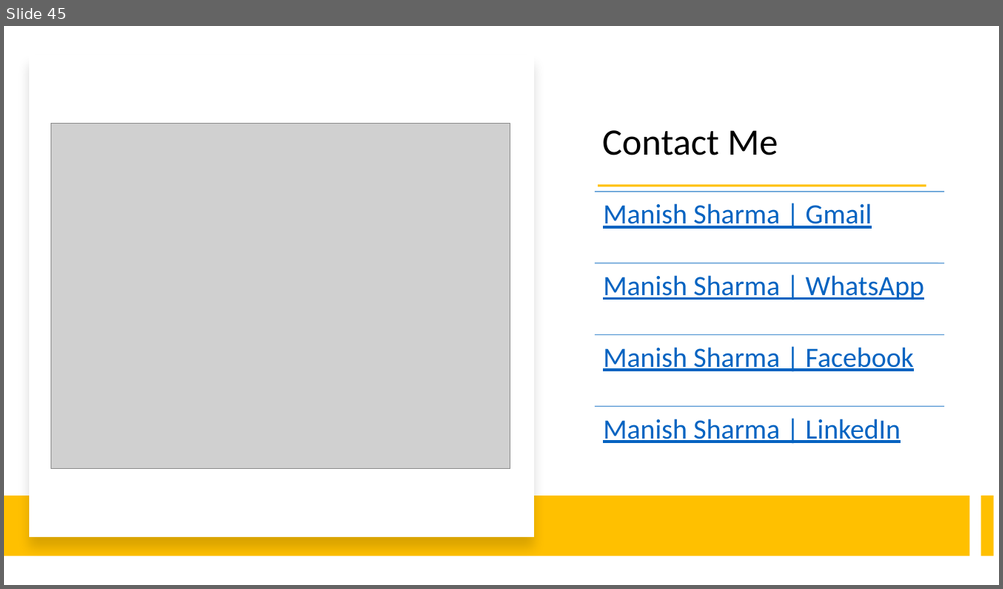
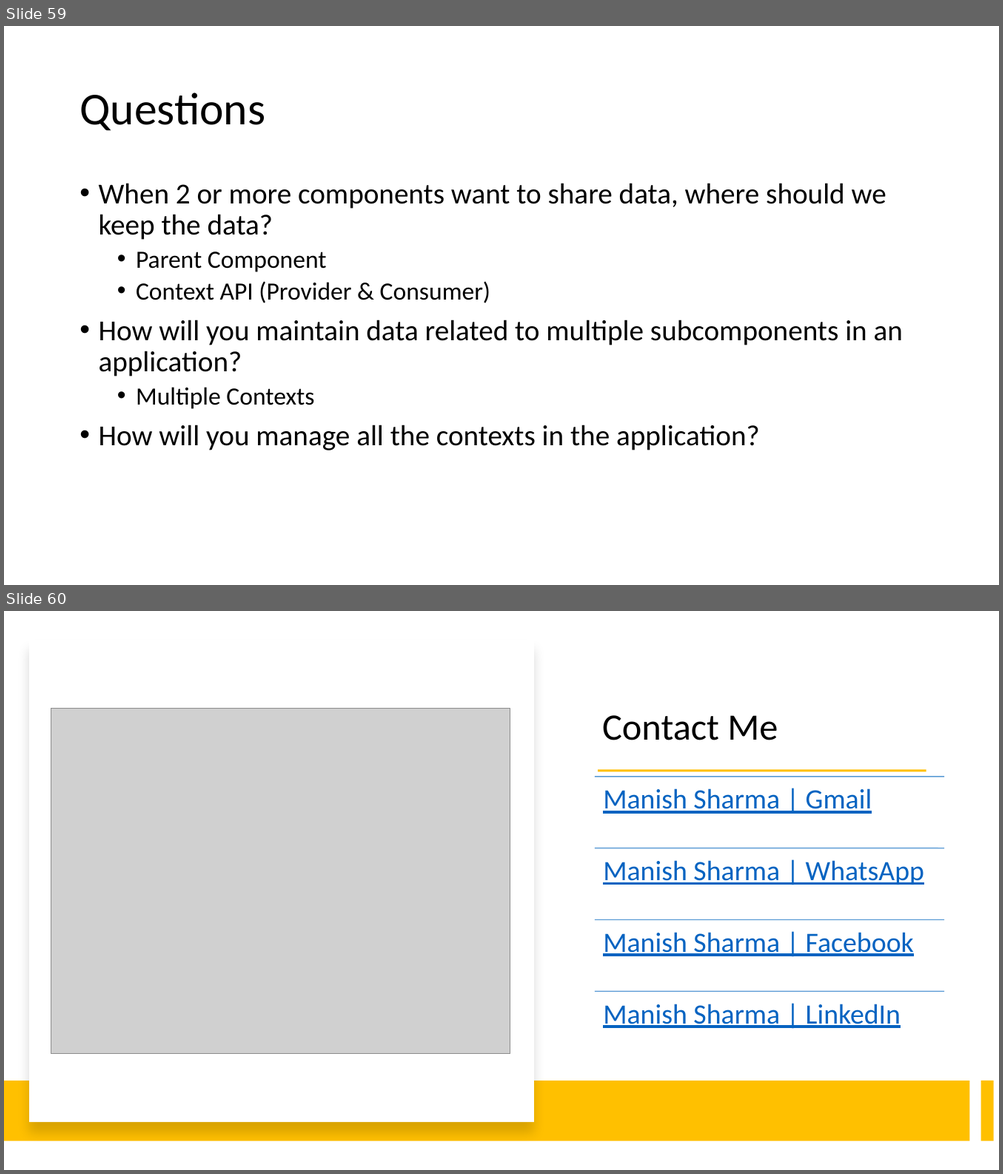
Before and after one commit to explore-with-manish/im-jan24, a slide deck: React/Notes/React.pptx. Shown one above the other, each under a label of ours: slide 45 before the commit, slides 59 and 60 after it. The pictures are 1003x589 and 1003x1174 pixels, drawn with LibreOffice and Linux fonts; fonts in the diff are those of the drawing; grey boxes stand for pictures. Boxes give left, top, right and bottom in pixels: in the first picture for what was removed or moved away, otherwise in the second. Text is boxed around its words. In the diff, an @@ line names an element or a change of style, - is before the commit and + after.

```diff
--- a/React/Notes/React.pptx
+++ b/React/Notes/React.pptx
@@ slide 59 added at (4,26,999,585), background #FFFFFF @@
@@ title added at (79,93,265,130), 44 pt, text #000000 @@
+Questions
@@ text added at (99,183,902,451), 28 pt, text #000000 @@
+• When 2 or more components want to share data, where should we keep the data?
+  • Parent Component
+  • Context API (Provider & Consumer)
+• How will you maintain data related to multiple subcomponents in an application?
+  • Multiple Contexts
+• How will you manage all the contexts in the application?
@@ what was slide 45 is now slide 60 @@
```
Also in this commit, not shown: 14 other slides added, 53 other files.
